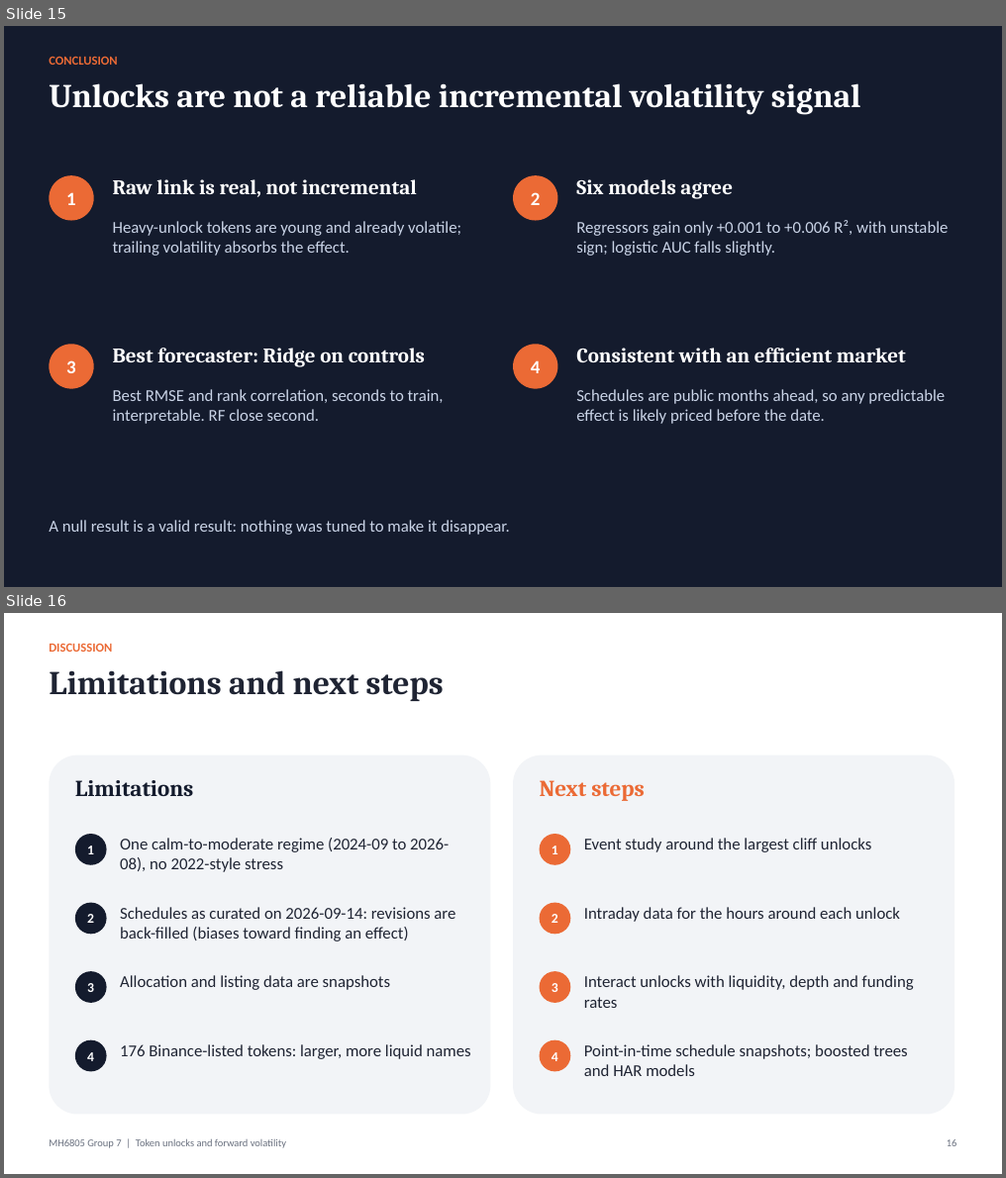
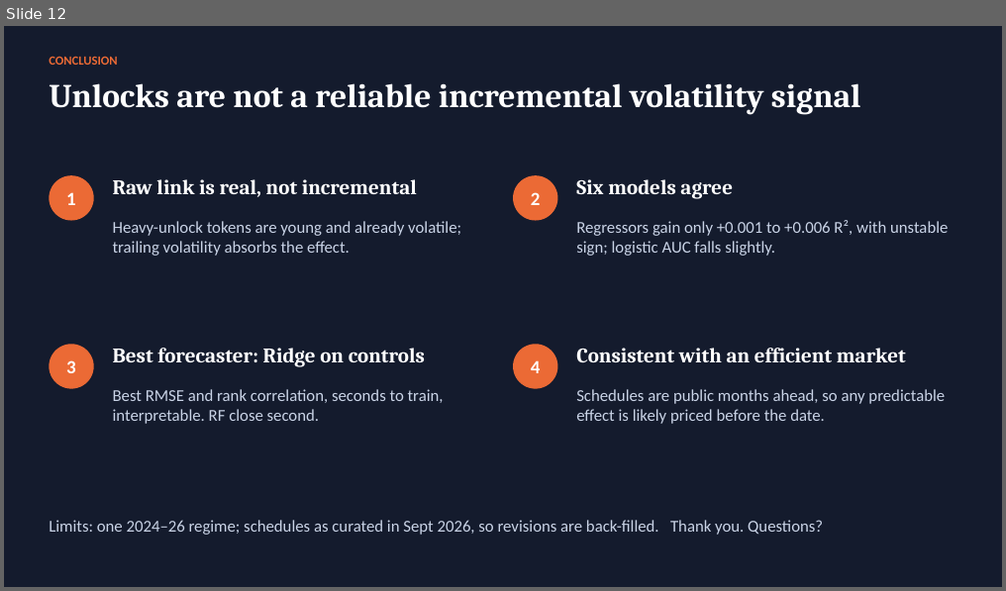
Before and after one commit to watersalamander/MH6805A-Project-Group7, a slide deck: report/Group7_Presentation_DRAFT.pptx. Shown one above the other, each under a label of ours: slides 15 and 16 before the commit, slide 12 after it. The pictures are 1006x1178 and 1006x591 pixels, drawn with LibreOffice and Linux fonts; fonts in the diff are those of the drawing. Boxes give left, top, right and bottom in pixels: in the first picture for what was removed or moved away, otherwise in the second. Text is boxed around its words. In the diff, an @@ line names an element or a change of style, - is before the commit and + after.

```diff
--- a/report/Group7_Presentation_DRAFT.pptx
+++ b/report/Group7_Presentation_DRAFT.pptx
@@ slide 16 removed at box(4, 613, 1002, 1174), background #FFFFFF @@
@@ text removed at box(49, 643, 112, 652) @@
-DISCUSSION
@@ text removed at box(49, 670, 444, 701) @@
-Limitations and next steps
@@ rounded rectangle removed at box(49, 756, 491, 1115) @@
@@ rounded rectangle removed at box(513, 756, 954, 1115) @@
@@ text removed at box(75, 780, 194, 796) @@
-Limitations
@@ text removed at box(540, 780, 645, 801) @@
-Next steps
@@ ellipse removed at box(75, 834, 107, 865) @@
-1
@@ text removed at box(120, 838, 449, 872) @@
-One calm-to-moderate regime (2024-09 to 2026-08), no 2022-style stress
@@ ellipse removed at box(540, 834, 570, 865) @@
-1
@@ text removed at box(584, 838, 871, 853) @@
-Event study around the largest cliff unlocks
@@ ellipse removed at box(75, 903, 107, 934) @@
-2
@@ text removed at box(120, 907, 455, 942) @@
-Schedules as curated on 2026-09-14: revisions are back-filled (biases toward finding an effect)
@@ ellipse removed at box(540, 903, 570, 934) @@
-2
@@ text removed at box(584, 907, 900, 922) @@
-Intraday data for the hours around each unlock
@@ ellipse removed at box(75, 971, 107, 1003) @@
-3
@@ text removed at box(120, 975, 390, 990) @@
-Allocation and listing data are snapshots
@@ ellipse removed at box(540, 971, 570, 1003) @@
-3
@@ text removed at box(584, 975, 914, 1008) @@
-Interact unlocks with liquidity, depth and funding rates
@@ ellipse removed at box(75, 1041, 107, 1072) @@
-4
@@ text removed at box(120, 1045, 471, 1059) @@
-176 Binance-listed tokens: larger, more liquid names
@@ ellipse removed at box(540, 1041, 570, 1072) @@
-4
@@ text removed at box(584, 1045, 907, 1076) @@
-Point-in-time schedule snapshots; boosted trees and HAR models
@@ text removed at box(49, 1140, 286, 1149) @@
-MH6805 Group 7 | Token unlocks and forward volatility
@@ text removed at box(946, 1140, 957, 1147) @@
-16
@@ what was slide 15 is now slide 12 @@
@@ slide 12 changed as well @@
@@ text at box(49, 520, 823, 535): text changed @@
-A null result is a valid result: nothing was tuned to make it disappear.
+Limits: one 2024–26 regime; schedules as curated in Sept 2026, so revisions are back-filled. Thank you. Questions?
```
Also in this commit, not shown: 10 other slides changed, 4 other slides removed, 2 other files.
